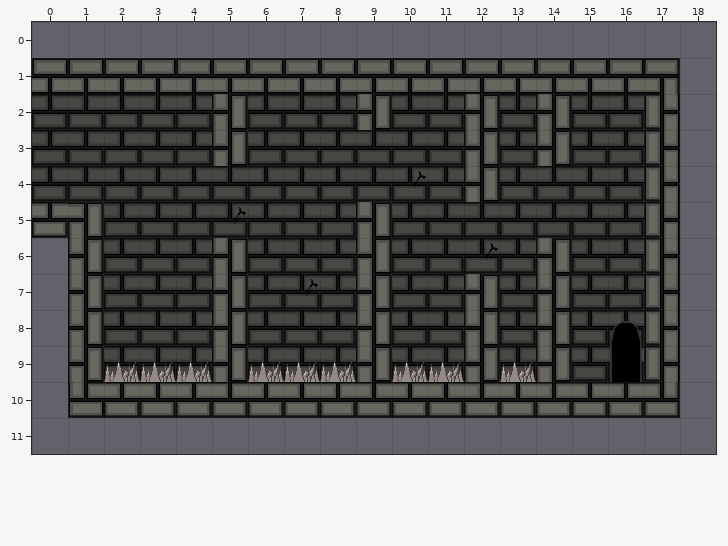
One commit to this Tiled map: Content/map_2_1.tmx. Above: the version before the commit.
Cells are 45x45 px. Shown: x 0..18, y 0..11. The commit also replaced the tileset; all pictures use the new one.
Now the later version:
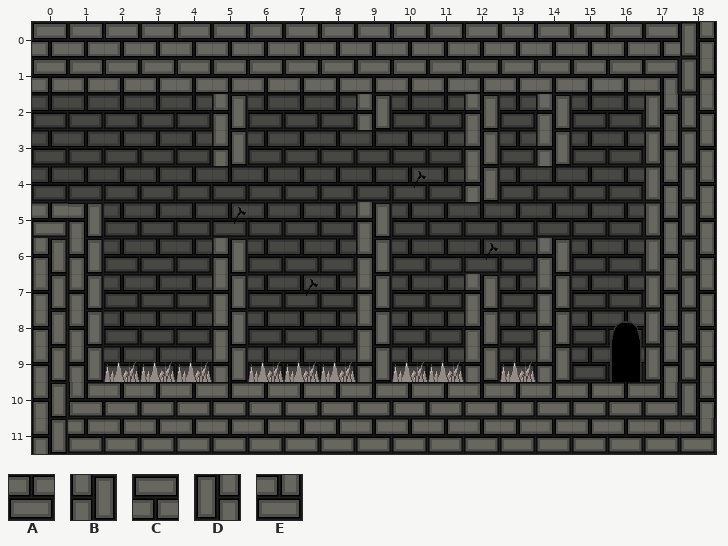
Key: from "briques sol": A 8, B 9, C 10, D 11, E 12.
_ is an empty cell.
Change:
Layer "Calque de Tuiles 1":
Tile A is added in row 11 at x 1 to 17.
Tile B is added in rows 6 to 11 at x 0.
Tile C is added in row 0 at x 0 to 17.
Tile D is added in rows 0 to 10 at x 18.
Tile E is added in row 11 at x 18.
